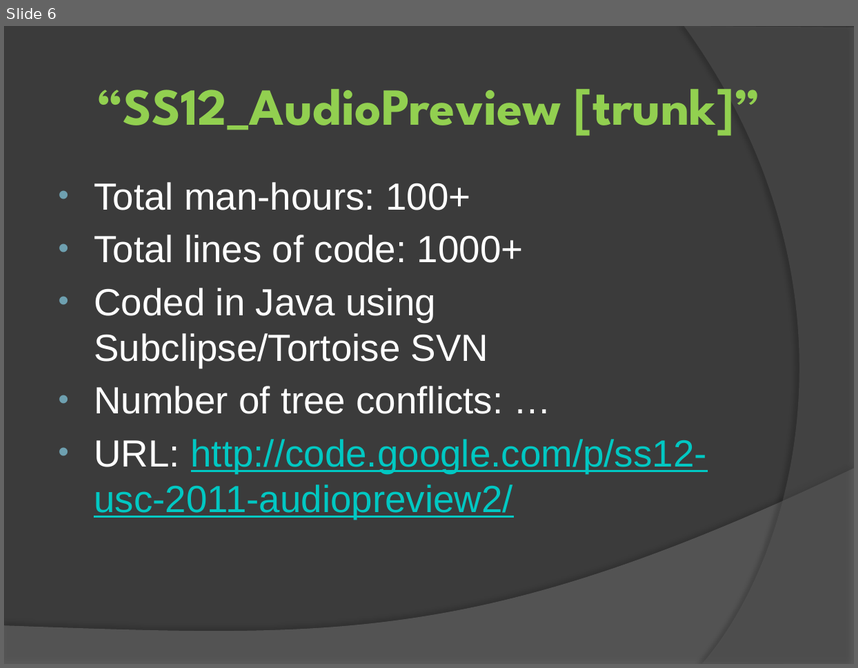
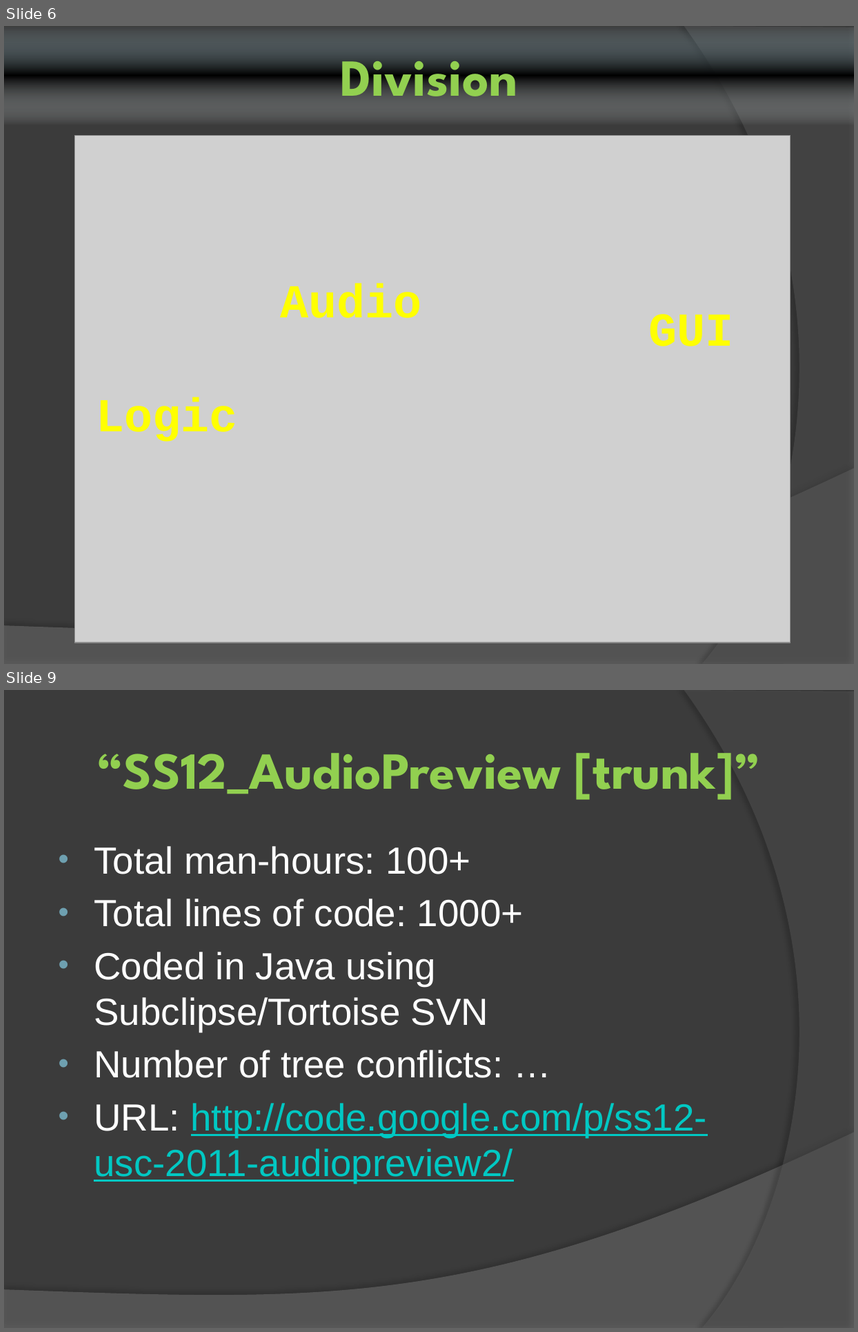
Before and after one commit to ProjPossibility/ss12-usc-2011-audiopreview2, a slide deck: presentation/Team MIDI-Pop.pptx. Shown one above the other, each under a label of ours: slide 6 before the commit, slides 6 and 9 after it; the slides between them are not shown. The pictures are 858x668 and 858x1332 pixels, drawn with LibreOffice and Linux fonts; fonts in the diff are those of the drawing; grey boxes stand for pictures. Boxes give left, top, right and bottom in pixels: in the first picture for what was removed or moved away, otherwise in the second. Text is boxed around its words. In the diff, an @@ line names an element or a change of style, - is before the commit and + after.

Commit message:
Added orchestra images
Updated powerpoint

--Jonathan Sun

```diff
--- a/presentation/Team MIDI-Pop.pptx
+++ b/presentation/Team MIDI-Pop.pptx
@@ slide 6 added at <box>4,26,854,664</box>, background #3B3B3B; not listed: 2 template elements that a slide beside it also shows @@
@@ title added at <box>4,26,854,125</box>, fill gradient #A9CBD8 to #000000 to #E5EEF2, 44 pt, text none, bold @@
+Division
@@ picture added at <box>74,135,791,642</box> @@
@@ text added at <box>280,283,421,318</box>, 40 pt, text #FFFF00, bold @@
+Audio
@@ text added at <box>648,314,733,346</box>, 40 pt, text #FFFF00, bold @@
+GUI
@@ text added at <box>96,397,237,441</box>, 40 pt, text #FFFF00, bold @@
+Logic
@@ what was slide 6 is now slide 9 @@
```
Also in this commit, not shown: 5 slides changed, 2 other slides added, 8 other files.
